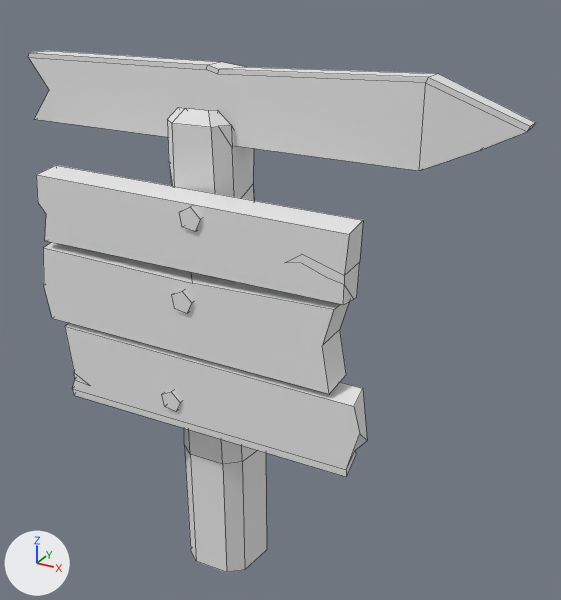
Before and after pictures for a commit that changed the FBX model environment/signboard/singboard_pointer.fbx.
One viewpoint serves both versions: a 50 mm camera at (0.587, -0.878, 0.924) aimed at (0.089, 0.029, 0.471). The lights are fixed; the arrows at lower left show +X, +Y and +Z. Mesh edges are drawn as thin lines. Vertices at the same position are counted once.

The first picture shows 'pointer', 'signboard.001'.
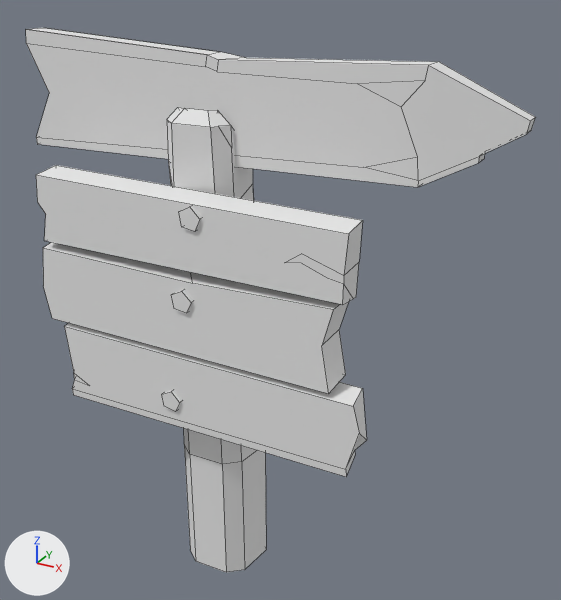
What differs and where, as boxes (x1, y1, x2, y2) in the pictures (561 x 600 px; the box of a moved part takes in the faces that stretch with it):
'signboard.001', moved: (36, 165, 367, 477) in both
'pointer', reshaped, moved: before (28, 50, 536, 573); after (26, 28, 536, 572)
part 1 of me_cube_016, moved or reshaped: before (28, 50, 536, 171); after (26, 28, 536, 187)

The change in detail:
me_cube_016 is used by ob_pointer; location (0.0, 0.0, 0.0).
me_cube_016 had 94 vertices, 77 faces and spanned x -0.307..0.418, y -0.056..0.064, z 0.0..0.804.
me_cube_016 now has 112 vertices, 86 faces and spans x -0.307..0.418, y -0.056..0.064, z 0.0..0.831.
Part 1, on me_cube_016:
10 vertices are removed from x -0.307..0.418, y -0.021..0.014, z 0.703..0.8.
21 faces are deleted.
16 vertices move from x -0.303..0.367, y -0.021..0.014, z 0.698..0.804 to x -0.303..0.367, y -0.021..0.014, z 0.686..0.817.
23 vertices are added at x -0.307..0.418, y -0.021..0.014, z 0.666..0.831.
5 new vertices lie (0.0, 0.035, 0.0) away from vertices in x -0.307..0.3, y -0.021, z 0.666..0.831.
30 new faces join them.
Object 'pointer' (ob_pointer) moves from (0.0, 0.0, 0.0) to (-0.001, 0.0, 0.0).
Object 'signboard.001' (ob_signboard_001) moves from (0.002, -0.072, 0.475) to (0.001, -0.072, 0.475).
